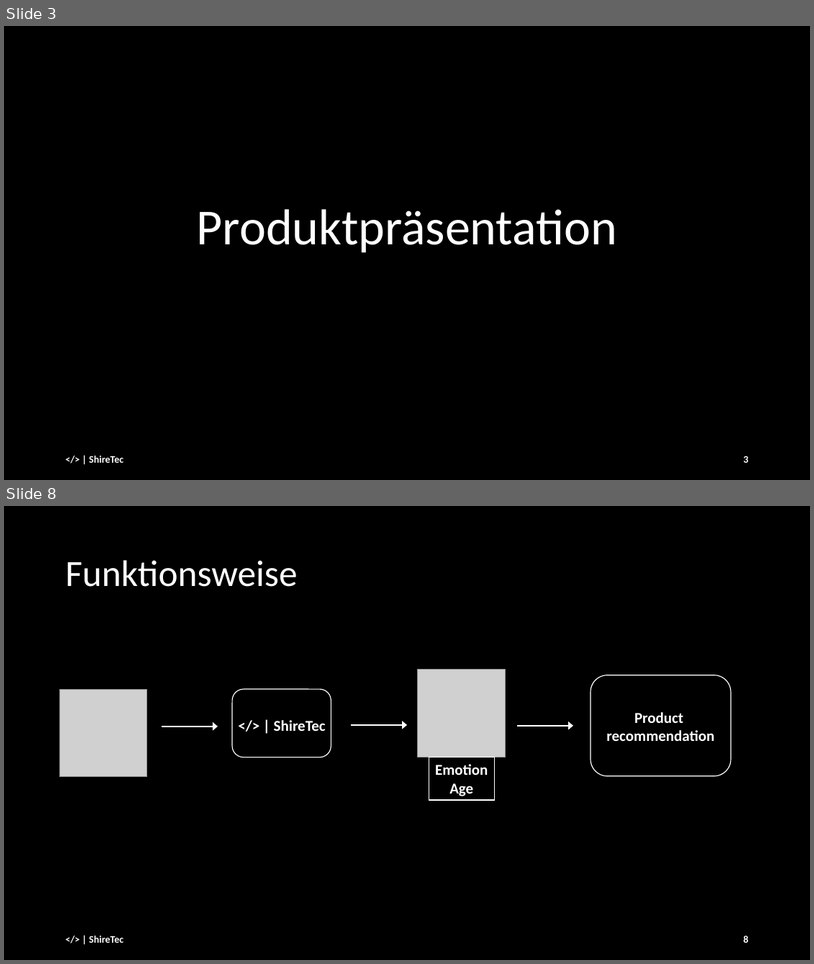
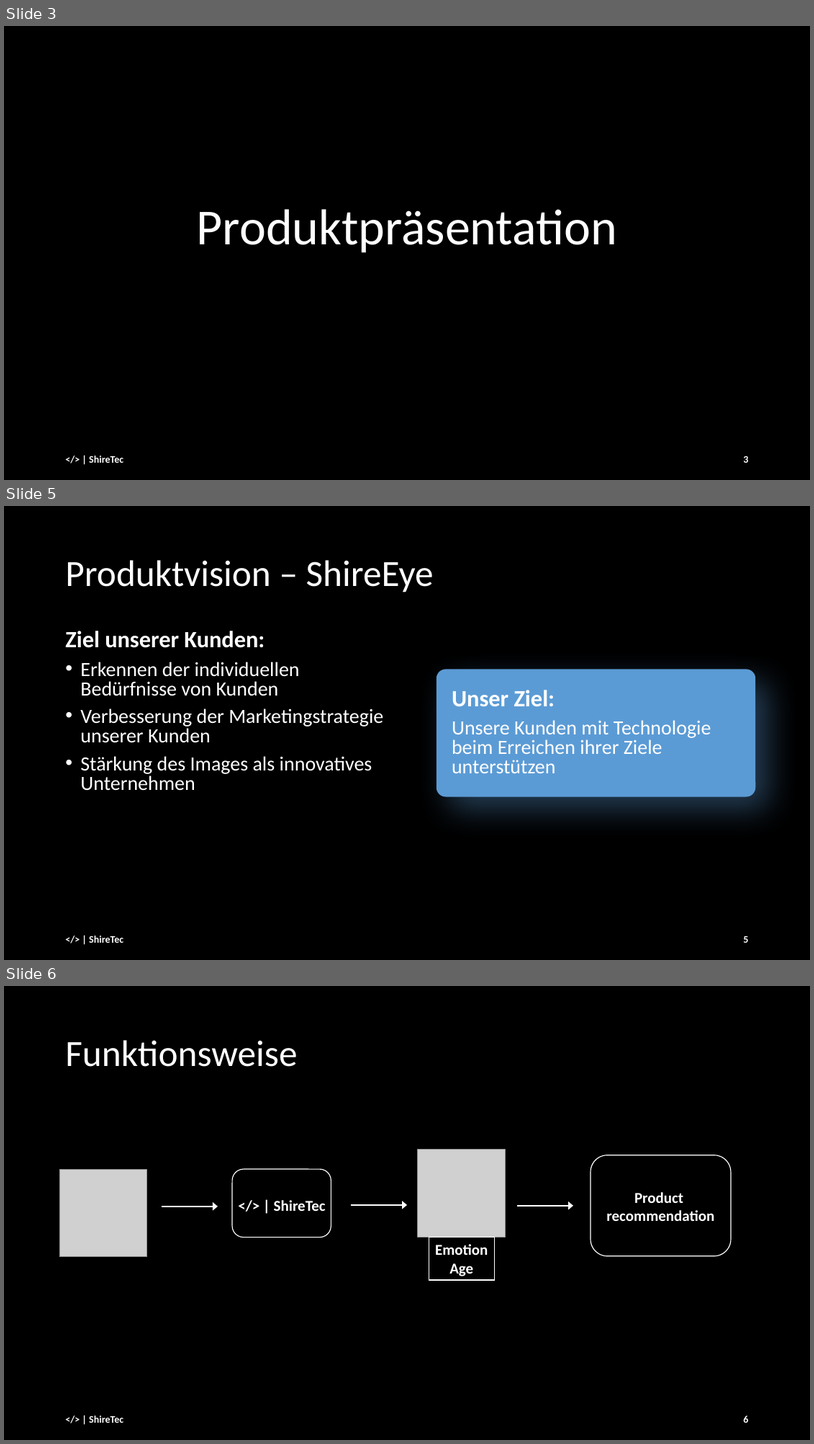
Before and after one commit to andre-anan-gilbert/Real-time-Facial-Age-and-Emotion-Recognition, a slide deck: docs/Final_Presentation_25_01_ [Autosaved].pptx. Shown one above the other, each under a label of ours: slides 3 and 8 before the commit, slides 3, 5 and 6 after it; the slides between them are not shown. The pictures are 814x964 and 814x1444 pixels, drawn with LibreOffice and Linux fonts; fonts in the diff are those of the drawing; grey boxes stand for pictures. Boxes give left, top, right and bottom in pixels: in the first picture for what was removed or moved away, otherwise in the second. Text is boxed around its words. In the diff, an @@ line names an element or a change of style, - is before the commit and + after.

```diff
--- a/docs/Final_Presentation_25_01_ [Autosaved].pptx
+++ b/docs/Final_Presentation_25_01_ [Autosaved].pptx
@@ slide 5 added at box(4, 506, 810, 960), background #000000 @@
@@ title added at box(65, 560, 434, 592), 44 pt, text #FFFFFF @@
+Produktvision – ShireEye
@@ text added at box(65, 631, 383, 790), 24.1 pt, text #FFFFFF @@
+Ziel unserer Kunden:
+• Erkennen der individuellen Bedürfnisse von Kunden
+• Verbesserung der Marketingstrategie unserer Kunden
+• Stärkung des Images als innovatives Unternehmen
@@ text added at box(437, 670, 756, 795), fill #5B9BD5, outline #5B9BD5 2.25 pt, 24.1 pt, text #FFFFFF @@
+Unser Ziel:
+Unsere Kunden mit Technologie beim Erreichen ihrer Ziele unterstützen
@@ text added at box(89, 935, 124, 942), 12 pt, text #FFFFFF, bold @@
+</> | ShireTec
@@ page number added at box(743, 936, 748, 942), 12 pt, text #FFFFFF, bold @@
+5
@@ what was slide 8 is now slide 6 @@
@@ page number at box(743, 1415, 748, 1422): text changed @@
-8
+6
```
Also in this commit, not shown: 19 slides changed, 6 other slides added, 1 slide removed.
